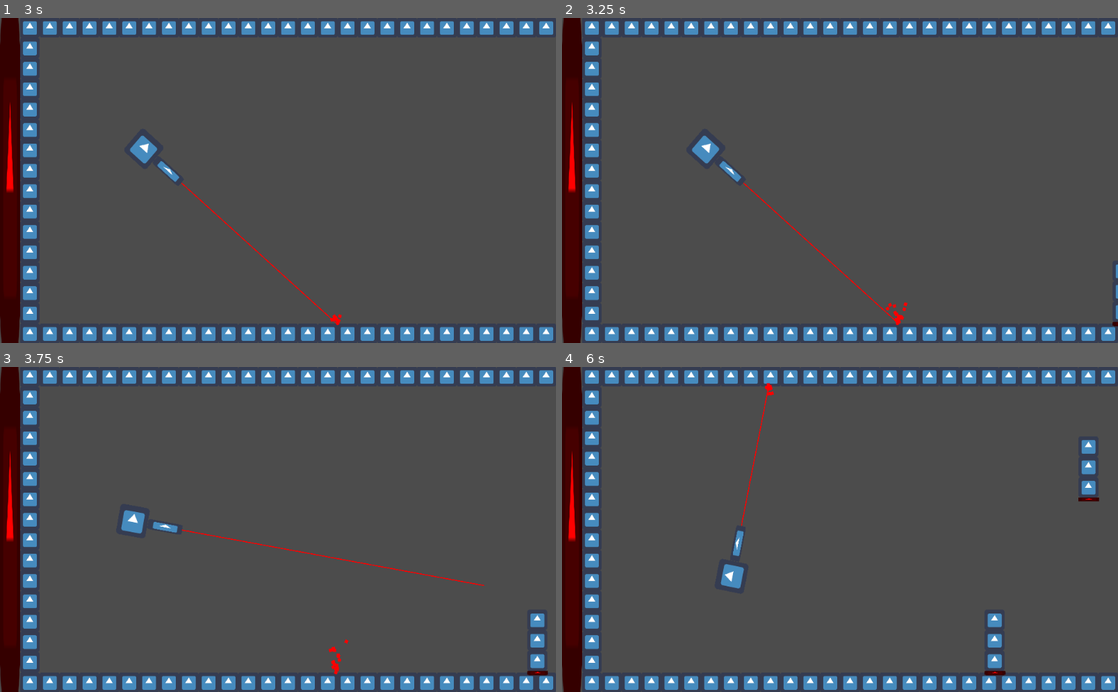
Above: before the commit, frames 1-4 (two rows, left to right).
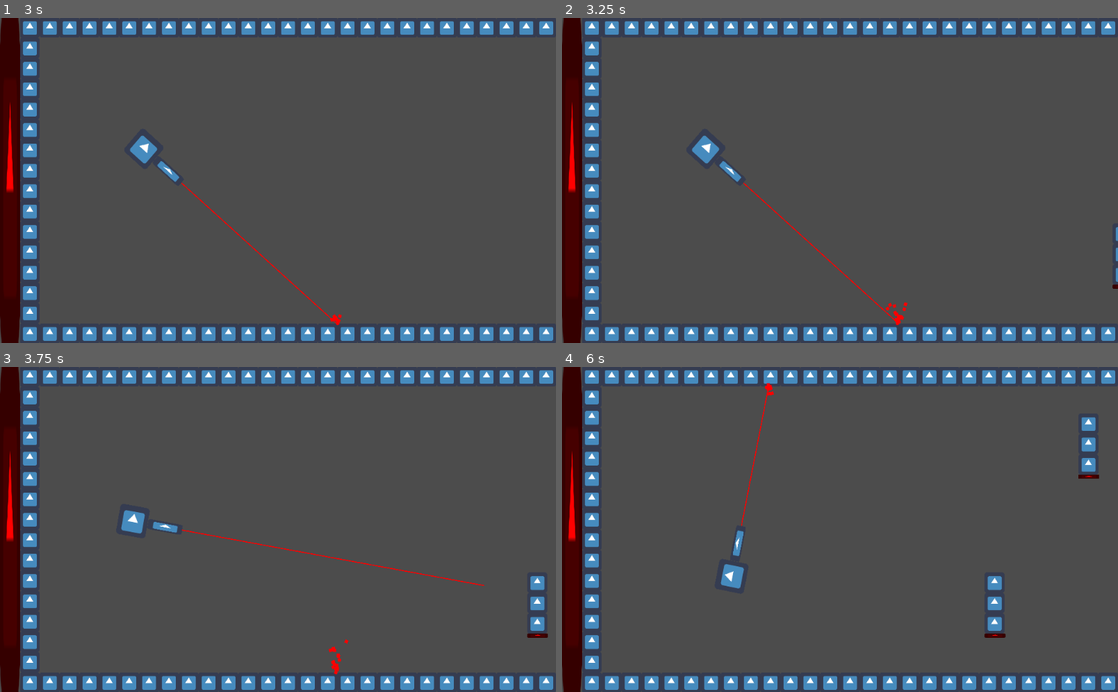
Above: after the commit, the same moments.

Repository: mateoox600/LaserFighter
Game: Godot game, scene res://Game.tscn
The game is run twice, just before and just after one commit, with the same random seed, the same clock (stepped at 60 frames per second) and the same inputs. The engine's default icon, where the game draws it, is replaced by a stand-in: a white triangle on a blue panel in a dark square.
Inputs (mouse positions are in pixels of both pictures, inside the frame that each line leads up to):
- Up to frame 1 (3 s): move the mouse to (400, 164) at 0.52 s; hold D (right) 0.53-1.28 s; tap Enter at 1.25 s; move the mouse to (166, 196) at 1.27 s; hold Q (left) 1.28-2.03 s; move the mouse to (333, 109) at 2.02 s; hold D (right) from 2.03 s (still down); tap Space at 2.75 s; move the mouse to (250, 245) at 2.77 s
- Up to frame 2 (3.25 s): keep holding D (right)
- Up to frame 3 (3.75 s): move the mouse to (444, 578) at 3.52 s; release D (right) at 3.53 s; hold Q (left) from 3.53 s (still down)
- Up to frame 4 (6 s): move the mouse to (673, 480) at 4.27 s; move the mouse to (867, 529) at 5.02 s; move the mouse to (756, 448) at 5.77 s; release Q (left) at 5.78 s; hold D (right) from 5.78 s (still down)

Frame 1 is identical in both runs. In frame 2, 0.1% of the frame differs, in the area x 99-100%, y 64-95%; in frame 3, 0.6%; in frame 4, 1.1%, in the area x 76-97%, y 15-95%.

Commit message:
Adding wave and other things

Diff:
--- a/Game.gd
+++ b/Game.gd
@@ -1,4 +1,7 @@
 extends Node2D
+
+var wave = false
+var wave_mobs = 0
 
 onready var player = $Player
 onready var player_laser = $Player/Laser
@@ -28,15 +31,40 @@
 
 func _on_GameLoop_timeout():
 	if !player.dead:
-		var mob = mob_instance.instance()
-		var size_number = randi()%3+1
-		mob.width = 1
-		mob.height = size_number
-		mob.sprite = walls_sprite
-		var y_spawn = rand_range(64+size_number/2*64*mob.scale.x, 15*64-size_number/2*64*mob.scale.x)
-		mob.global_position = Vector2(2048, y_spawn)
-		mob.health = size_number*7.5+10
-		player_laser.connect("hit", mob, "hit")
-		mob.connect("death", player, "mob_kill")
-		get_tree().get_root().add_child(mob)
-		gameloop_timer.start(rand_range(1, 4))
+		if !wave:
+			if player.mobs_killed > 10:
+				if int(rand_range(0, 10)) > 7:
+					wave = true
+					wave_mobs = randi()%20+10
+
+		if !wave:
+			var mob = mob_instance.instance()
+			var size_number = randi()%3+1
+			mob.width = 1
+			mob.height = size_number
+			mob.sprite = walls_sprite
+			var y_spawn = rand_range(64*mob.scale.x, 15*64-size_number*64*mob.scale.x)
+			mob.global_position = Vector2(2048, y_spawn)
+			mob.health = size_number*7.5+10
+			player_laser.connect("hit", mob, "hit")
+			mob.connect("death", player, "mob_kill")
+			get_tree().get_root().add_child(mob)
+			gameloop_timer.start(rand_range(1, 4))
+		else:
+			wave_mobs-=1
+			var mob = mob_instance.instance()
+			var size_number = randi()%3+1
+			mob.wave_mob = true
+			mob.width = 1
+			mob.height = size_number
+			mob.sprite = walls_sprite
+			var y_spawn = rand_range(64+size_number/2*64*mob.scale.x, 15*64-size_number/2*64*mob.scale.x)
+			mob.global_position = Vector2(2048, y_spawn)
+			mob.health = size_number*2.5+5
+			player_laser.connect("hit", mob, "hit")
+			mob.connect("death", player, "mob_kill")
+			get_tree().get_root().add_child(mob)
+			if wave_mobs < 1:
+				wave = false
+				player.mobs_killed = 0
+			gameloop_timer.start(rand_range(0, 1))
--- a/mobs/Mob.gd
+++ b/mobs/Mob.gd
@@ -1,6 +1,8 @@
 extends KinematicBody2D
 
 class_name Mob
+
+var wave_mob = false
 
 onready var collider = $CollisionShape2D
 onready var texture_rect = $TextureRect
--- a/player/Player.gd
+++ b/player/Player.gd
@@ -1,6 +1,7 @@
 extends KinematicBody2D
 
 var mobs_killed = 0
+var total_mob_killed = 0
 var dead = false
 
 onready var laser = $Laser
@@ -29,4 +30,6 @@
 		$Laser/Particles2D.emitting = false
 
 func mob_kill(mob):
-	mobs_killed+=1
+	if !mob.wave_mob:
+		mobs_killed+=1
+		total_mob_killed+=1
Not shown, added: export_presets.cfg
